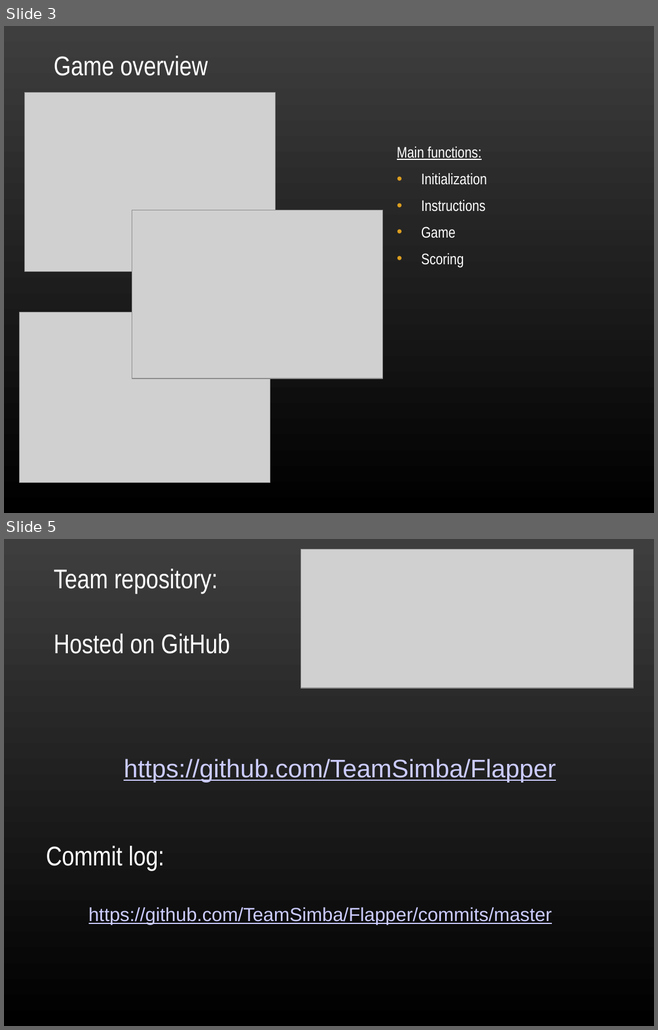
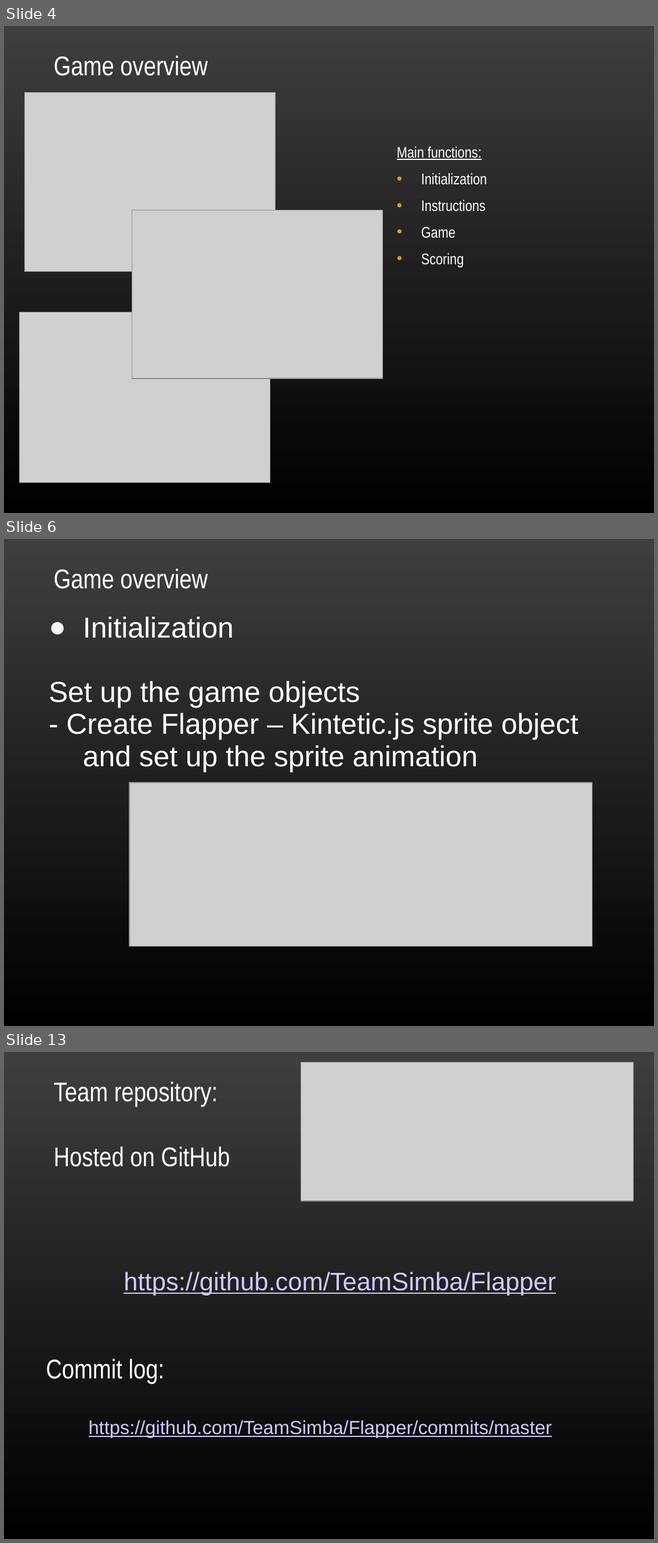
Before and after one commit to TeamSimba/Flapper, a slide deck: Flappy/Documentation/presentation.ppt. Shown one above the other, each under a label of ours: slides 3 and 5 before the commit, slides 4, 6 and 13 after it; the slides between them are not shown. The pictures are 658x1030 and 658x1543 pixels, drawn with LibreOffice and Linux fonts; fonts in the diff are those of the drawing; grey boxes stand for pictures; background and template pictures are left out. Boxes give left, top, right and bottom in pixels: in the first picture for what was removed or moved away, otherwise in the second. Text is boxed around its words. In the diff, an @@ line names an element or a change of style, - is before the commit and + after.

```diff
--- a/Flappy/Documentation/presentation.ppt
+++ b/Flappy/Documentation/presentation.ppt
@@ slide 6 added at box(4, 539, 654, 1026), background picture (left out) @@
@@ text added at box(54, 569, 208, 589), 30 pt, text #FFFFFF @@
+Game overview
@@ text added at box(49, 617, 578, 772), 32 pt, text #FFFFFF @@
+● Initialization
+Set up the game objects
+- Create Flapper – Kintetic.js sprite object and set up the sprite animation
@@ picture added at box(129, 783, 592, 946) @@
@@ what was slide 3 is now slide 4 @@
@@ what was slide 5 is now slide 13 @@
```
Also in this commit, not shown: 7 other slides added.
